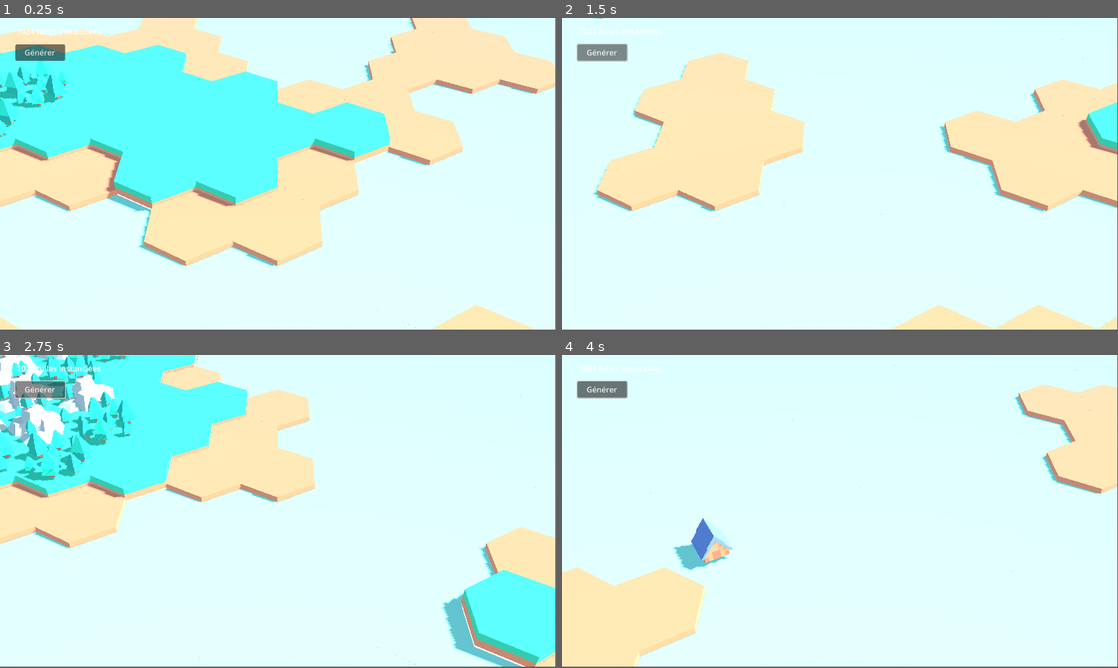
Above: before the commit, frames 1-4 (two rows, left to right).
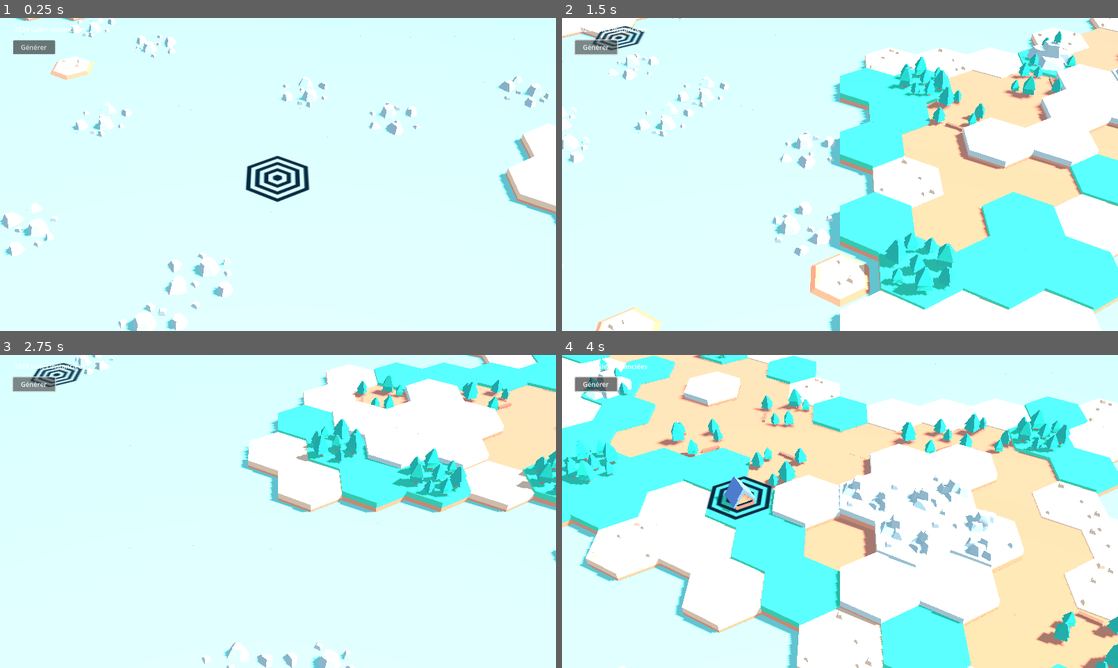
Above: after the commit, the same moments.

Repository: thibault60000/hexagon-godot-4
Game: Godot game, scene res://main.tscn
Same seed, same stepped clock (60 frames per second), same inputs: the game is played once before the commit and once after it.
Inputs (mouse positions are in pixels of both pictures, inside the frame that each line leads up to):
- Up to frame 1 (0.25 s): no input
- Up to frame 2 (1.5 s): click "Générer" at 0.5 s; click "Générer" at 1.25 s
- Up to frame 3 (2.75 s): click "Générer" at 2 s
- Up to frame 4 (4 s): tap Enter at 2.75 s; move the mouse to (962, 495) at 2.77 s; click (962, 495) at 2.85 s; tap Space at 3.5 s; move the mouse to (728, 527) at 3.52 s; tap S (camera_down) at 3.6 s; click (728, 527) at 3.8 s
The window is 799x449 before the commit and 800x451 after it. Grey fills any space a smaller window leaves; there, only what the larger window draws over its background counts as a difference.

The runs differ from the first frame. In frame 1, 52% of the frame differs, in the area x 0-100%, y 0-100%; in frame 2, 59%; in frame 3, 54%; in frame 4, 89%.

Commit message:
Clean terrain generation assets

Diff:
--- a/Environment/main-environment.tres
+++ b/Environment/main-environment.tres
@@ -43,7 +43,7 @@
 volumetric_fog_albedo = Color(0.215686, 0.866667, 0.87451, 1)
 volumetric_fog_emission = Color(0.556863, 0.329412, 0.0196078, 1)
 volumetric_fog_anisotropy = -0.9
-volumetric_fog_length = 63.3
+volumetric_fog_length = 120.0
 volumetric_fog_detail_spread = 1.21838
 volumetric_fog_ambient_inject = 1.79
 volumetric_fog_sky_affect = 0.965
--- a/Scripts/player.gd
+++ b/Scripts/player.gd
@@ -2,16 +2,16 @@
 
 @export var move_speed = 12
 @export var zoom_speed = 50
-@export var angle: float= -50.0
+@export var angle: float= -70.0
 @export var border_margin_for_mouse: int = 30
 
 @onready var camera_3d: Camera3D = $Camera3D
-@onready var terrain_node_3d: Node3D = $".."
+@onready var terrain_node_3d = $"../TerrainBuilder"
+@onready var selector = $"../Selector"
 
 var min_y := 8
 var max_y := 50
 
-var zoom_factor = 0.2
 var speed_factor = 0.2
 var current_speed = Vector3.ZERO
 var current_mouse_speed = Vector3.ZERO
@@ -102,21 +102,26 @@
 	var ray_query = PhysicsRayQueryParameters3D.new()
 	ray_query.from = ray_from
 	ray_query.to = ray_to
-	var world_intersection = space_state.intersect_ray(ray_query)
+	var intersection = space_state.intersect_ray(ray_query)
 
-	if (world_intersection and world_intersection["collider"] and world_intersection["collider"] is StaticBody3D):
-		if world_intersection.has("position"):
-			action_build(world_intersection)
+	if (intersection and intersection["collider"] and intersection["collider"] is StaticBody3D):
+		if intersection.has("position"):
+			var static_body: StaticBody3D = intersection["collider"]
+			set_selector_position(static_body)
+			action_build(static_body, intersection)
 		else:
 			print("No intersection found")
+			selector.visible = false
 
-func action_build(intersection):
+func set_selector_position(static_body):
+	selector.visible = true
+	var tile_position = static_body.get_parent_node_3d().position
+	selector.position = Vector3(tile_position.x,tile_position.y + 0.6, tile_position.z)
+
+func action_build(static_body, intersection):
 	if Input.is_action_just_pressed("click"):
 		print("Vous avez cliqué sur la tuile : ", intersection.position)
-		var static_body: StaticBody3D = intersection["collider"]
 		var house = preload("res://Models/OBJ format/unit_house.obj")
-
-
 		var has_mesh_instance = false
 		for child in static_body.get_children():
 			if child is MeshInstance3D:
@@ -129,9 +134,10 @@
 			print("Aucun MeshInstance3D n'est présent parmi les enfants du StaticBody3D.")
 			var mesh_instance = MeshInstance3D.new()
 			mesh_instance.mesh = house
-			mesh_instance.transform.origin = Vector3(static_body.position.x, static_body.position.y + .33, static_body.position.z)
+			mesh_instance.transform.origin = Vector3(static_body.position.x, static_body.position.y + 0.4, static_body.position.z)
 			mesh_instance.scale = Vector3(1, 1, 1)
 
+			selector.visible = false
 			static_body.add_child(mesh_instance)
 
 func _process(delta):
--- a/Scripts/terrain.gd
+++ b/Scripts/terrain.gd
@@ -1,10 +1,10 @@
 extends Node3D
 
-@onready var player: Node3D = $Player
-
+@onready var player = $"../Player"
 @export var tiles: Array[Tiles] = []
-@export var tiles_count: Label
-@onready var generate_button: Button = $Interface/Control/Generate
+
+@onready var tiles_count = $"../Interface/Control/TilesCount"
+@onready var generate_button = $"../Interface/Control/Generate"
 
 var worldSize = 64
 var count = 0
@@ -23,14 +23,30 @@
 	water.mesh = preload("res://Models/OBJ format/water.obj")
 	water.name = "water"
 
+	var water_island = Tiles.new()
+	water_island.mesh = preload("res://Models/OBJ format/water_island.obj")
+	water_island.name = "water_island"
+
+	var water_rocks = Tiles.new()
+	water_rocks.mesh = preload("res://Models/OBJ format/water_rocks.obj")
+	water_rocks.name = "water_rocks"
+
 	var sand = Tiles.new()
 	sand.mesh = preload("res://Models/OBJ format/sand.obj")
 	sand.name = "sand"
 
+	var sand_rocks = Tiles.new()
+	sand_rocks.mesh = preload("res://Models/OBJ format/sand_rocks.obj")
+	sand_rocks.name = "sand_rocks"
+
 	var dirt = Tiles.new()
 	dirt.mesh = preload("res://Models/OBJ format/dirt.obj")
 	dirt.name = "dirt"
 
+	var dirt_lumber = Tiles.new()
+	dirt_lumber.mesh = preload("res://Models/OBJ format/dirt_lumber.obj")
+	dirt_lumber.name = "dirt_lumber"
+
 	var grass = Tiles.new()
 	grass.mesh = preload("res://Models/OBJ format/grass.obj")
 	grass.name = "grass"
@@ -51,8 +67,12 @@
 	stone_rocks.mesh = preload("res://Models/OBJ format/stone_rocks.obj")
 	stone_rocks.name = "stone_rocks"
 
-
-	tiles = [water, sand, dirt, grass, grass_forest, grass_hill, stone, stone_rocks]
+	var stone_mountain = Tiles.new()
+	stone_mountain.mesh = preload("res://Models/OBJ format/stone_mountain.obj")
+	stone_mountain.name = "stone_mountain"
+
+
+	tiles = [water, water_island, water_rocks, sand, sand_rocks, dirt, dirt_lumber, grass, grass_forest, grass_hill, stone, stone_rocks, stone_mountain]
 
 	create_grid()
 	fill_grid()
@@ -107,6 +127,43 @@
 func fill_grid():
 	pass
 
+func generate_water_types():
+	var water_types = []
+	for i in range(90):
+		water_types.append("water")
+	for i in range(8):
+		water_types.append("water_rocks")
+	for i in range(2):
+		water_types.append("water_island")
+	return water_types
+
+func generate_grass_types():
+	var grass_types = []
+	for i in range(60):
+		grass_types.append("grass")
+	for i in range(20):
+		grass_types.append("grass_forest")
+	for i in range(20):
+		grass_types.append("grass_hill")
+	return grass_types
+
+func generate_sand_types():
+	var sand_types = []
+	for i in range(70):
+		sand_types.append("sand")
+	for i in range(30):
+		sand_types.append("sand_rocks")
+	return sand_types
+
+func generate_dirt_types():
+	var dirt_types = []
+	for i in range(70):
+		dirt_types.append("dirt")
+	for i in range(30):
+		dirt_types.append("dirt_lumber")
+	return dirt_types
+
+
 func create_grid():
 	var noise = FastNoiseLite.new()
 
@@ -130,36 +187,36 @@
 				var tile_name = "grass"
 
 				if height <= 0:
-					tile_name = "water"
+					var water_types = generate_water_types()
+					tile_name = water_types[randi() % water_types.size()]
 					height = 0
 
-				if height > 0 and height < 1:
-					tile_name= "sand"
+				if height > 0 and height < 2:
+					var sand_types = generate_sand_types()
+					tile_name = sand_types[randi() % sand_types.size()]
 					height = 0.25
 
-				if height >= 1 and height < 2:
-					tile_name= "dirt"
+				if height >=2 and height <3:
+					var grass_types = generate_grass_types()
+					tile_name = grass_types[randi() % grass_types.size()]
 					height = 0.5
 
-				if height >= 2 and height < 3:
-					tile_name= "grass"
+				if height >= 3 and height < 4:
+					var dirt_lumber = generate_dirt_types()
+					tile_name = dirt_lumber[randi() % dirt_lumber.size()]
 					height = 0.75
 
-				if height >= 3 and height < 4:
-					tile_name = "grass_forest"
-					height = 0.75
-
-				if height >= 4 and height < 5:
-					tile_name = "grass_hill"
-					height = 0.75
-
-				if height >= 5 and height <6:
+				if height >= 4 and height <5:
 					tile_name = "stone"
 					height = 1
 
-				if height >= 6 and height < 7:
+				if height >= 5 and height < 6:
 					tile_name = "stone_rocks"
-					height = 1
+					height = 1.25
+
+				if height >= 6:
+					tile_name = "stone_mountain"
+					height = 1.50
 
 
 				var mesh_instance = MeshInstance3D.new()
--- a/main.tscn
+++ b/main.tscn
@@ -1,12 +1,11 @@
-[gd_scene load_steps=4 format=3 uid="uid://bvybnhakb7l8d"]
+[gd_scene load_steps=5 format=3 uid="uid://bvybnhakb7l8d"]
 
 [ext_resource type="Script" path="res://Scripts/terrain.gd" id="1_u1dy2"]
+[ext_resource type="Texture2D" uid="uid://bbwhftip4kpvu" path="res://Sprites/selector.png" id="4_v1262"]
 [ext_resource type="Script" path="res://Scripts/player.gd" id="5_8aa57"]
 [ext_resource type="Environment" uid="uid://bqnqgflivjvue" path="res://Environment/main-environment.tres" id="5_leiss"]
 
-[node name="TerrainNode3D" type="Node3D" node_paths=PackedStringArray("tiles_count")]
-script = ExtResource("1_u1dy2")
-tiles_count = NodePath("Interface/Control/TilesCount")
+[node name="Main" type="Node3D"]
 
 [node name="Sun" type="DirectionalLight3D" parent="."]
 transform = Transform3D(0.572976, 0.413305, 0.707727, -0.52802, -0.474274, 0.704457, 0.626812, -0.777331, -0.0535146, -0.458761, 0.560922, -0.263812)
@@ -21,7 +20,7 @@
 environment = ExtResource("5_leiss")
 
 [node name="Player" type="Node3D" parent="."]
-transform = Transform3D(1, 0, 0, 0, 1, 0, 0, 0, 1, 0, 10, 15.996)
+transform = Transform3D(1, 0, 0, 0, 1, 0, 0, 0, 1, 0, 12, 15.996)
 script = ExtResource("5_8aa57")
 
 [node name="Camera3D" type="Camera3D" parent="Player"]
@@ -55,3 +54,15 @@
 offset_right = 135.0
 offset_bottom = 89.0
 text = "Générer"
+
+[node name="TerrainBuilder" type="Node3D" parent="."]
+script = ExtResource("1_u1dy2")
+
+[node name="Selector" type="Node3D" parent="."]
+
+[node name="Sprite" type="Sprite3D" parent="Selector"]
+transform = Transform3D(-4.37114e-08, 0, 1, 0, 1, 0, -1, 0, -4.37114e-08, 0, 0, 0)
+axis = 1
+alpha_scissor_threshold = 0.225
+alpha_hash_scale = 1.7
+texture = ExtResource("4_v1262")
--- a/project.godot
+++ b/project.godot
@@ -17,6 +17,11 @@
 boot_splash/bg_color=Color(0.141176, 0.141176, 0.141176, 1)
 boot_splash/image="res://splash-screen.png"
 config/icon="res://icon.png"
+
+[display]
+
+window/size/viewport_width=1360
+window/size/viewport_height=768
 
 [gui]
 
Binary file added: Sprites/selector.png
Not shown, added: Sprites/selector.png.import
